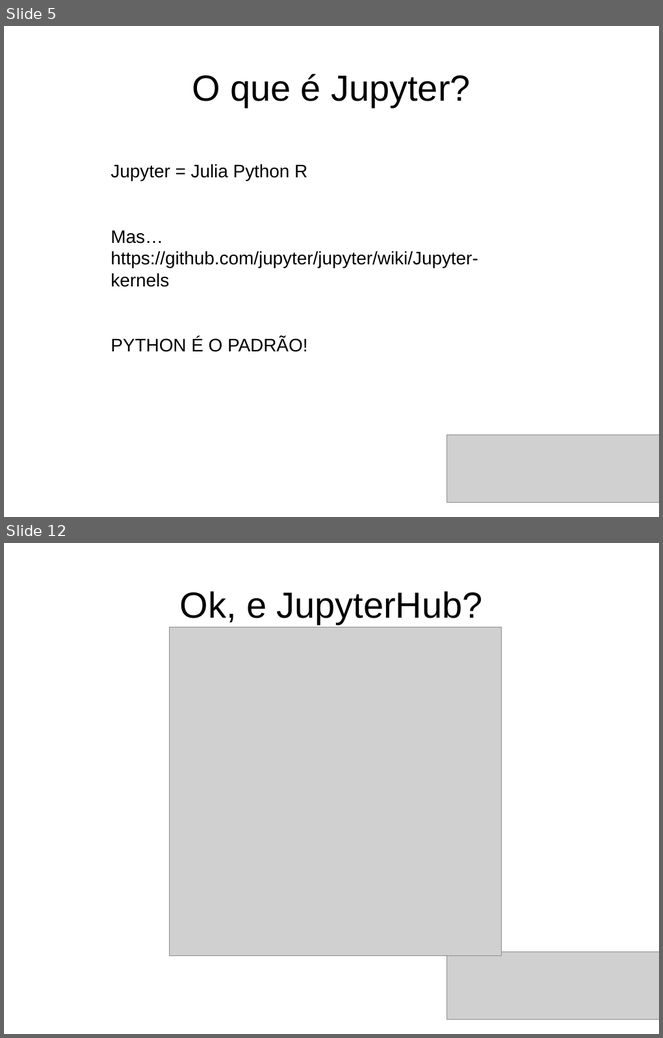
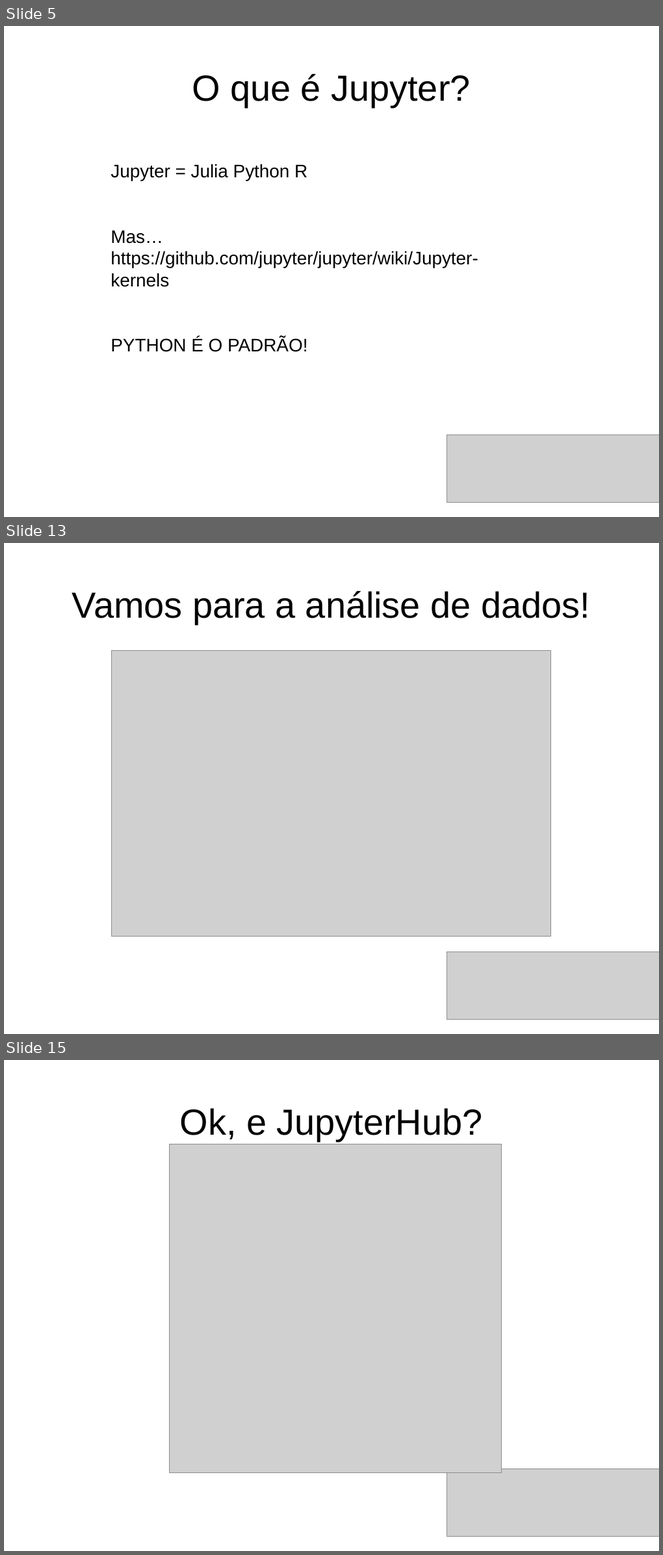
Before and after one commit to dmvieira/tutorial-jupyter-pyspark, a slide deck: tutorial.odp. Shown one above the other, each under a label of ours: slides 5 and 12 before the commit, slides 5, 13 and 15 after it; the slides between them are not shown. The pictures are 663x1038 and 663x1555 pixels, drawn with LibreOffice and Linux fonts; fonts in the diff are those of the drawing; grey boxes stand for pictures. Boxes give left, top, right and bottom in pixels: in the first picture for what was removed or moved away, otherwise in the second. Text is boxed around its words. In the diff, an @@ line names an element or a change of style, - is before the commit and + after.

```diff
--- a/tutorial.odp
+++ b/tutorial.odp
@@ slide 13 added at [4, 543, 659, 1034], background #FFFFFF @@
@@ title added at [72, 591, 590, 624], 44 pt, text #000000 @@
+Vamos para a análise de dados!
@@ picture added at [112, 651, 551, 937] @@
@@ picture added at [447, 953, 659, 1020] @@
@@ what was slide 12 is now slide 15 @@
```
Also in this commit, not shown: 8 slides changed, 3 other slides added, 3 other files.
